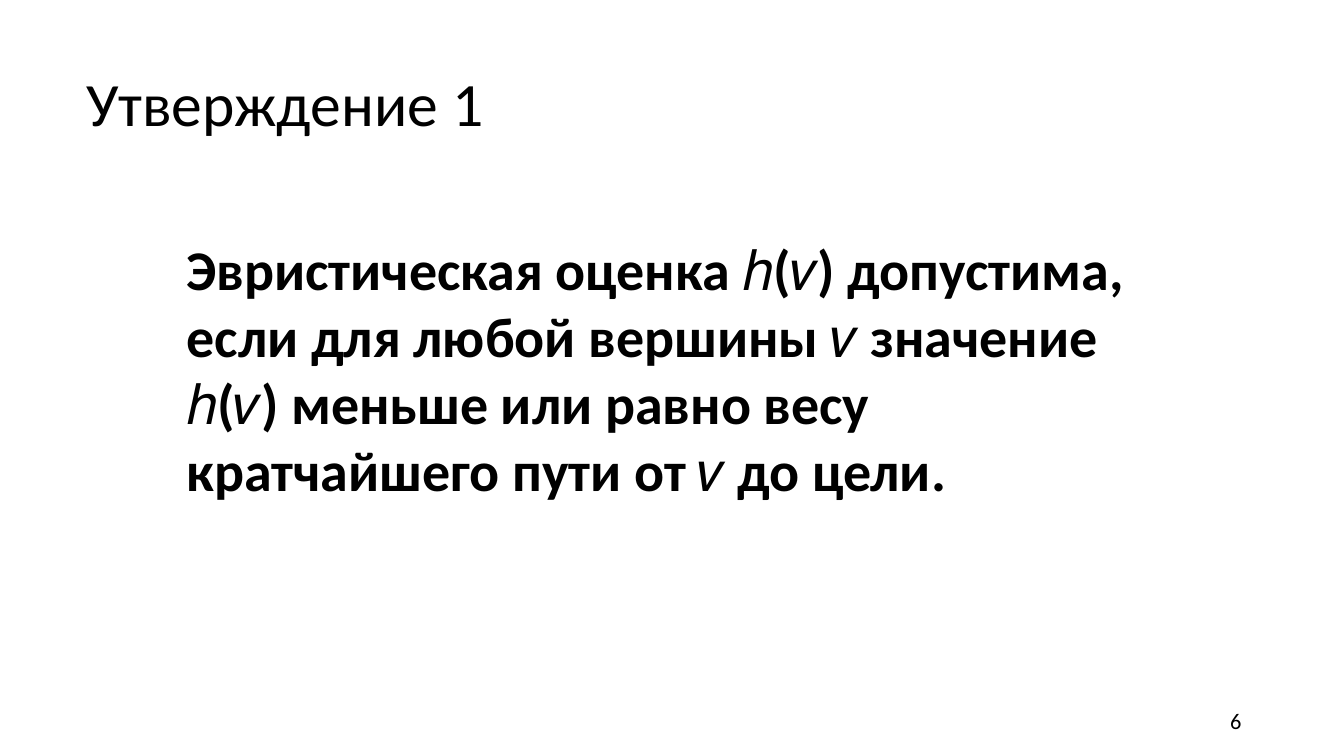
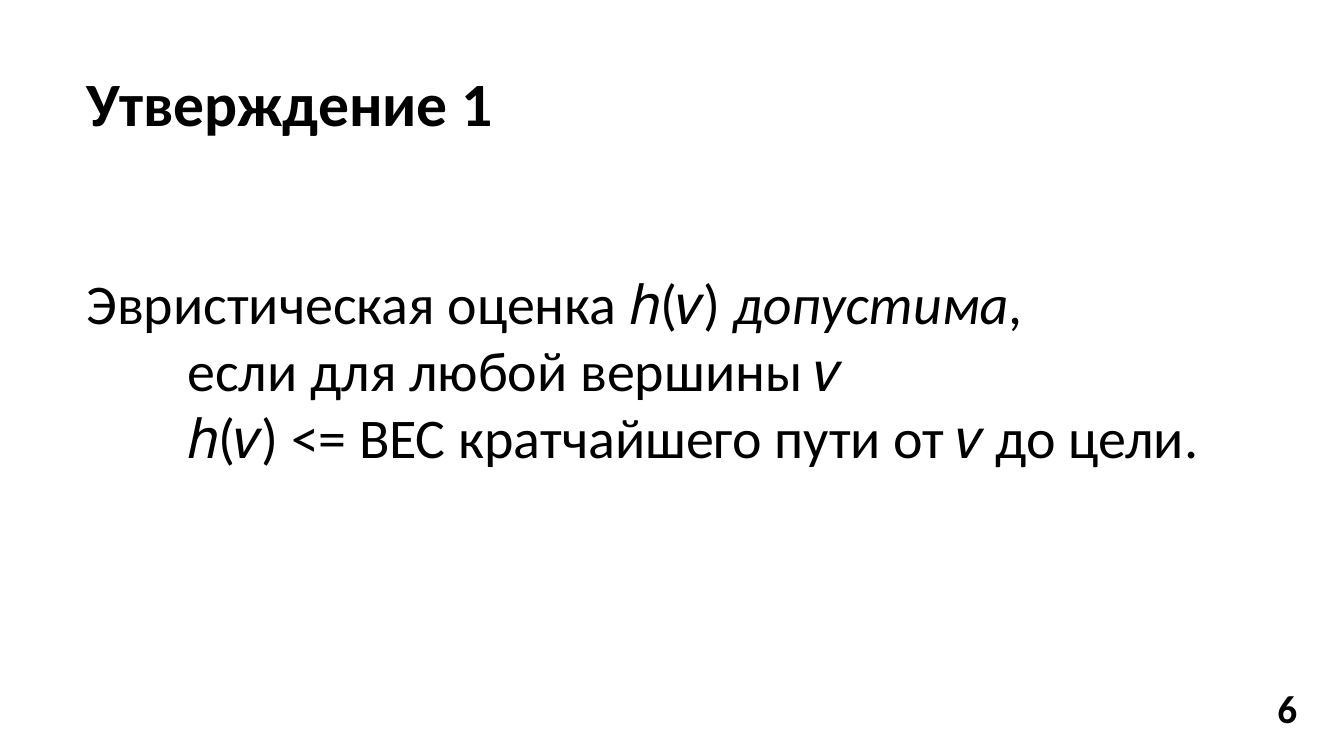
Before and after one commit to donsko1/Algorythm-A-star, a slide deck: slide 6 of Алгоритм А.pptx. Drawn at 1344x756 pixels with LibreOffice and Linux fonts; fonts in the diff are those of the drawing. Boxes give left, top, right and bottom in pixels: in the first picture for what was removed or moved away, otherwise in the second. Text is boxed around its words. In the diff, an @@ line names an element or a change of style, - is before the commit and + after.

```diff
--- a/Алгоритм А.pptx
+++ b/Алгоритм А.pptx
@@ title "Утверждение 1" at [87, 86, 493, 136]: bold on @@
@@ text at [87, 283, 1199, 468]: text changed; bold off @@
-Эвристическая оценка ℎ(𝑣) допустима, если для любой вершины 𝑣 значение ℎ(𝑣) меньше или равно весу кратчайшего пути от 𝑣 до цели.
+Эвристическая оценка ℎ(𝑣) допустима,
+если для любой вершины 𝑣
+ℎ(𝑣) <= ВЕС кратчайшего пути от 𝑣 до цели.
@@ text "6": place and size @@
-text "6" at [1230, 714, 1241, 729]
+text "6" at [1277, 696, 1297, 724]
@@ text "6" at [1277, 696, 1297, 724]: size 16 to 28 pt, bold on; alignment right to left; vertical alignment middle to top @@
```
Also in this commit, not shown: 12 other slides changed, 1 slide added, 1 slide removed, 11 other files.
